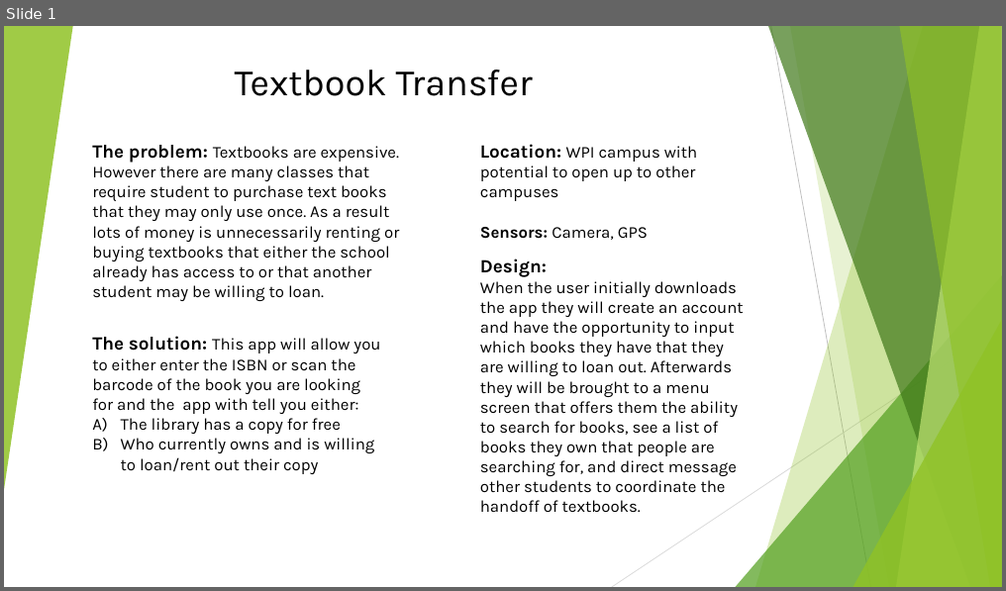
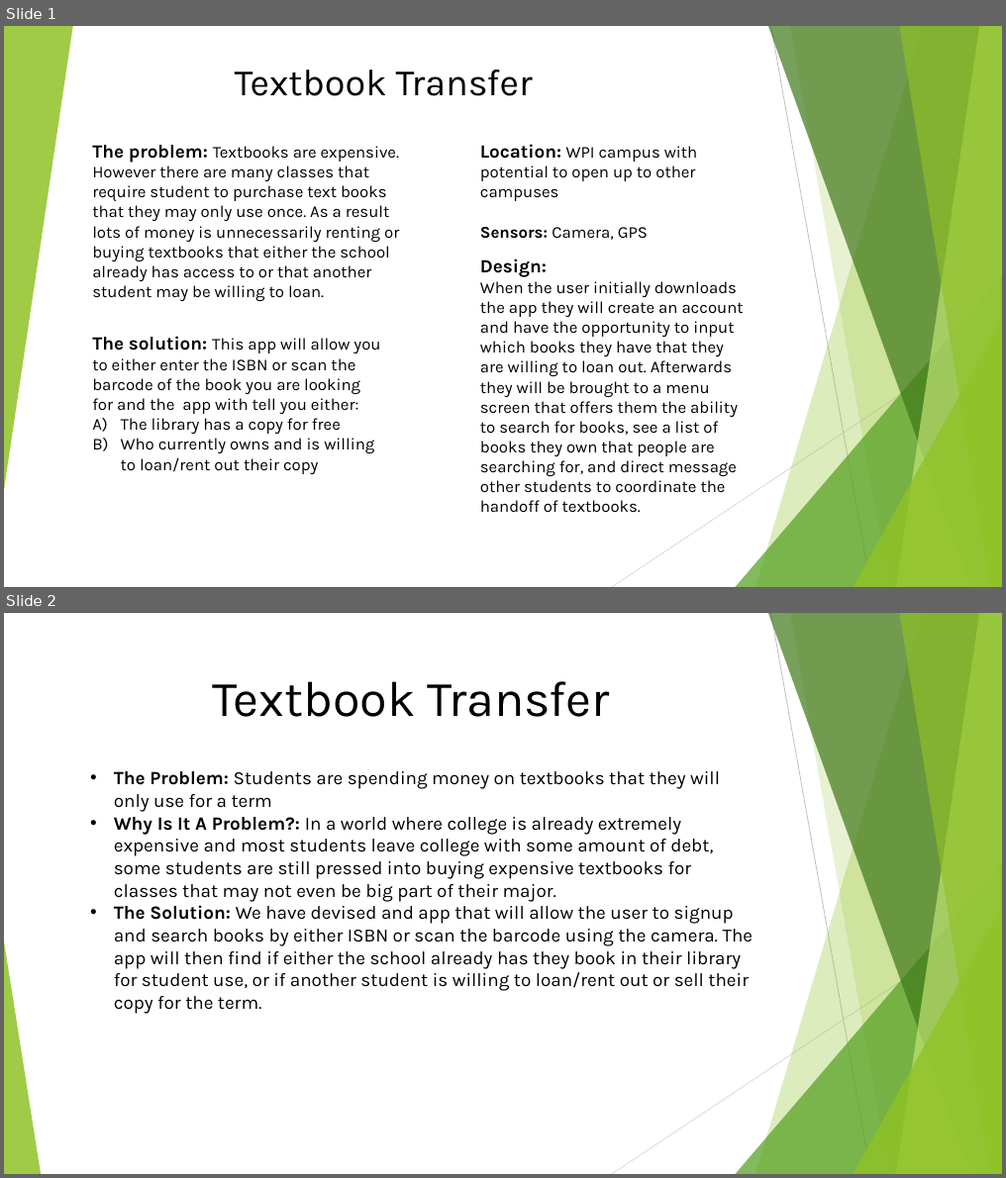
Before and after one commit to supreme/CS-4518, a slide deck: FinalProject/CS4518 finalproject slide.pptx. Shown one above the other, each under a label of ours: slide 1 before the commit, slides 1 and 2 after it. The pictures are 1006x591 and 1006x1178 pixels, drawn with LibreOffice and Linux fonts; fonts in the diff are those of the drawing. Boxes give left, top, right and bottom in pixels: in the first picture for what was removed or moved away, otherwise in the second. Text is boxed around its words. In the diff, an @@ line names an element or a change of style, - is before the commit and + after.

Commit message:
slide

```diff
--- a/FinalProject/CS4518 finalproject slide.pptx
+++ b/FinalProject/CS4518 finalproject slide.pptx
@@ slide 2 added at (4,613,1002,1174), background #FFFFFF; not listed: 9 template elements that a slide beside it also shows @@
@@ title added at (212,681,610,717), 48 pt, text #000000 @@
+Textbook Transfer
@@ text added at (114,771,753,1014), 18 pt, text #000000 @@
+• The Problem: Students are spending money on textbooks that they will only use for a term
+• Why Is It A Problem?: In a world where college is already extremely expensive and most students leave college with some amount of debt, some students are still pressed into buying expensive textbooks for classes that may not even be big part of their major.
+• The Solution: We have devised and app that will allow the user to signup and search books by either ISBN or scan the barcode using the camera. The app will then find if either the school already has they book in their library for student use, or if another student is willing to loan/rent out or sell their copy for the term.
@@ triangle added at (4,942,41,1174), fill #90C226 at 85% opacity @@
```
Also in this commit, not shown: 1 other file.
